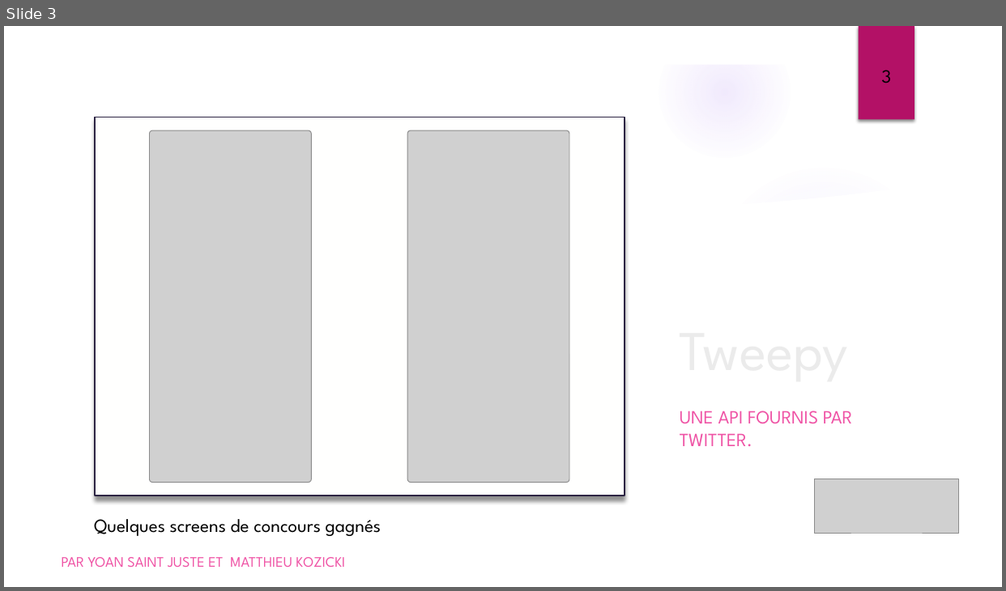
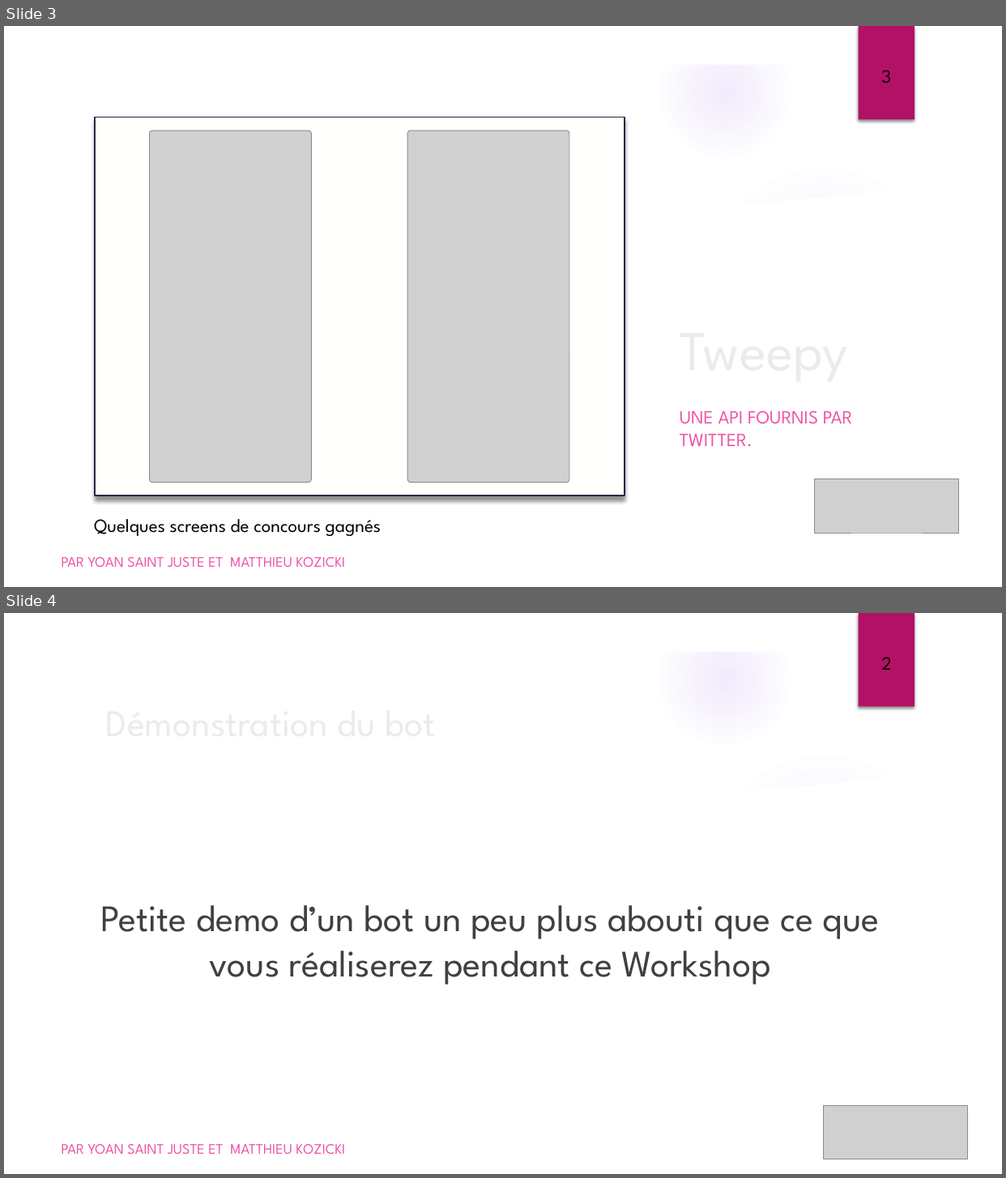
Before and after one commit to yoansj/WorkshopBotConcours, a slide deck: Presentation.pptx. Shown one above the other, each under a label of ours: slide 3 before the commit, slides 3 and 4 after it. The pictures are 1006x591 and 1006x1178 pixels, drawn with LibreOffice and Linux fonts; fonts in the diff are those of the drawing; grey boxes stand for pictures; background and template pictures are left out. Boxes give left, top, right and bottom in pixels: in the first picture for what was removed or moved away, otherwise in the second. Text is boxed around its words. In the diff, an @@ line names an element or a change of style, - is before the commit and + after.

```diff
--- a/Presentation.pptx
+++ b/Presentation.pptx
@@ slide 4 added at [4,613,1002,1174], background picture (left out); not listed: 7 template elements that a slide beside it also shows @@
@@ freeform shape added at [4,613,1002,1174], fill #FFFFFF @@
@@ rectangle added at [859,613,914,707], fill #B31166 @@
@@ text added at [881,657,891,670], 18 pt, text #000000 @@
+2
@@ title added at [98,692,816,750], 36 pt, text #EBEBEB @@
+Démonstration du bot
@@ text added at [100,905,880,985], 36 pt, text #404040 @@
+Petite demo d’un bot un peu plus abouti que ce que vous réaliserez pendant ce Workshop
@@ picture added at [824,1106,968,1161] @@
@@ text added at [62,1144,345,1154], 14 pt, text #EF53A5 @@
+PAR YOAN SAINT JUSTE ET MATTHIEU KOZICKI
```
Also in this commit, not shown: 1 slide changed.
